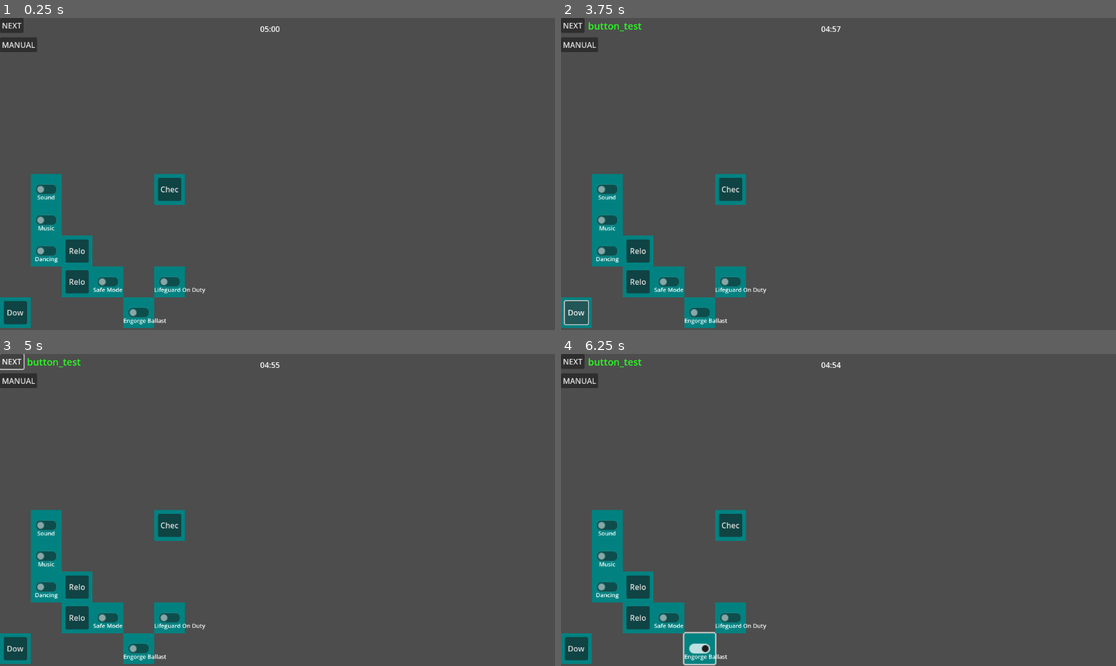
Above: before the commit, frames 1-4 (two rows, left to right).
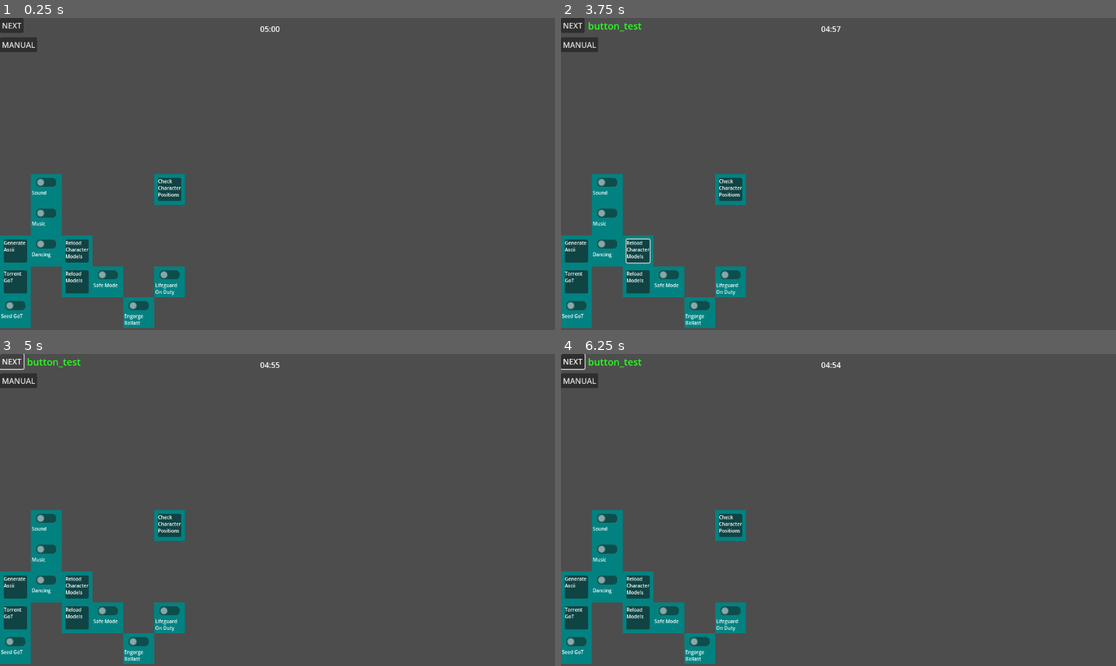
Above: after the commit, the same moments.

Repository: Carth501/team-ferret
Game: Godot game, scene res://scenes/cubicle.tscn
Two runs of this game, one before a commit and one after it. Both use one fixed random seed, a clock stepped at 60 frames per second and the inputs below.
Inputs (mouse positions are in pixels of both pictures, inside the frame that each line leads up to):
- Up to frame 1 (0.25 s): no input
- Up to frame 2 (3.75 s): click (733, 189) at 0.5 s, where only the run before the commit has a clickable "Check Character Positions"; click (733, 189) at 1.27 s; click (638, 283) at 2 s, where only the run before the commit has a clickable "Reload Models"; click (638, 252) at 2.75 s, where only the run before the commit has a clickable "Reload Character Models"; click (577, 311) at 3.5 s, where only the run before the commit has a clickable "Download RAM"
- Up to frame 3 (5 s): click "NEXT" at 4.25 s
- Up to frame 4 (6.25 s): click "NEXT" at 5 s; click (699, 647) at 5.77 s

The runs differ from the first frame. In frame 1, 3.1% of the frame differs, in the area x 0-38%, y 51-99%; in frame 2, 3.2%; in frame 3, 3.1%; in frame 4, 3.3%, in the area x 0-38%, y 0-100%.

Commit message:
Add modules, improve module label

Diff:
--- a/data/control_list.json
+++ b/data/control_list.json
@@ -59,4 +59,22 @@
 		"type": "switch",
 		"offset": [1, 2]
 	},
+	{
+		"label": "Generate Ascii",
+		"id": "gen_ascii",
+		"type": "button",
+		"offset": [0, 2]
+	},
+	{
+		"label": "Torrent GoT",
+		"id": "torrent_got",
+		"type": "button",
+		"offset": [0, 3]
+	},
+	{
+		"label": "Seed GoT",
+		"id": "seed_got",
+		"type": "switch",
+		"offset": [0, 4]
+	},
 ]
--- a/data/error_list.json
+++ b/data/error_list.json
@@ -34,7 +34,10 @@
 			"lifeguard",
 			"music",
 			"sound",
-			"dancing"
+			"dancing",
+			"gen_ascii",
+			"torrent_got",
+			"seed_got"
 		]
 	},
 ]
--- a/project.godot
+++ b/project.godot
@@ -12,7 +12,7 @@
 
 config/name="Think of the Shareholders!"
 run/main_scene="res://scenes/cubicle.tscn"
-config/features=PackedStringArray("4.1", "Mobile")
+config/features=PackedStringArray("4.2", "Mobile")
 config/icon="res://icon.svg"
 
 [autoload]
--- a/scenes/manual.tscn
+++ b/scenes/manual.tscn
@@ -30,6 +30,7 @@
 offset_bottom = 586.0
 
 [node name="RichTextLabel" type="RichTextLabel" parent="Panel"]
+layout_mode = 0
 offset_left = 8.0
 offset_top = 8.0
 offset_right = 417.0
--- a/scenes/modules/button.tscn
+++ b/scenes/modules/button.tscn
@@ -2,7 +2,7 @@
 
 [ext_resource type="Script" path="res://scripts/modules/button_module.gd" id="1_2qjgx"]
 
-[node name="button" type="Control" node_paths=PackedStringArray("button_object")]
+[node name="button" type="Control" node_paths=PackedStringArray("rtl_object")]
 layout_mode = 3
 anchors_preset = 15
 anchor_right = 1.0
@@ -12,7 +12,7 @@
 grow_horizontal = 2
 grow_vertical = 2
 script = ExtResource("1_2qjgx")
-button_object = NodePath("Button")
+rtl_object = NodePath("Button/RichTextLabel")
 
 [node name="ColorRect" type="ColorRect" parent="."]
 layout_mode = 0
@@ -26,7 +26,17 @@
 offset_top = 8.0
 offset_right = 56.0
 offset_bottom = 56.0
-text = "Test"
+theme_override_font_sizes/font_size = 10
 text_overrun_behavior = 1
+clip_text = true
+
+[node name="RichTextLabel" type="RichTextLabel" parent="Button"]
+layout_mode = 0
+offset_right = 48.0
+offset_bottom = 48.0
+mouse_filter = 2
+theme_override_font_sizes/normal_font_size = 10
+bbcode_enabled = true
+scroll_active = false
 
 [connection signal="pressed" from="Button" to="." method="button_pressed"]
--- a/scenes/modules/switch.tscn
+++ b/scenes/modules/switch.tscn
@@ -13,7 +13,7 @@
 grow_vertical = 2
 script = ExtResource("1_ow6tp")
 button_obj = NodePath("CheckButton")
-label_obj = NodePath("Label")
+label_obj = NodePath("RichTextLabel")
 
 [node name="ColorRect" type="ColorRect" parent="."]
 layout_mode = 0
@@ -21,20 +21,18 @@
 offset_bottom = 64.0
 color = Color(0.00392157, 0.509804, 0.505882, 1)
 
-[node name="Label" type="Label" parent="."]
-layout_mode = 0
-offset_top = 40.0
-offset_right = 128.0
-offset_bottom = 88.0
-scale = Vector2(0.5, 0.5)
-theme_override_font_sizes/font_size = 24
-text = "Test "
-horizontal_alignment = 1
-
 [node name="CheckButton" type="CheckButton" parent="."]
 layout_mode = 0
 offset_right = 44.0
-offset_bottom = 44.0
+offset_bottom = 24.0
 scale = Vector2(1.45, 1.45)
 
+[node name="RichTextLabel" type="RichTextLabel" parent="."]
+layout_mode = 0
+offset_left = 2.0
+offset_top = 32.0
+offset_right = 62.0
+offset_bottom = 63.0
+theme_override_font_sizes/normal_font_size = 10
+
 [connection signal="pressed" from="CheckButton" to="." method="button_pressed"]
--- a/scripts/modules/button_module.gd
+++ b/scripts/modules/button_module.gd
@@ -1,9 +1,10 @@
 class_name button_module extends abstract_module
 
-@export var button_object: Button
+@export var rtl_object: RichTextLabel
 
 func set_label(label: String):
-	button_object.text = label
+	rtl_object.clear()
+	rtl_object.append_text(label)
 
 func button_pressed():
 	var payload = {"id"= id}
--- a/scripts/modules/switch_module.gd
+++ b/scripts/modules/switch_module.gd
@@ -1,10 +1,11 @@
 class_name switch_module extends abstract_module
 
 @export var button_obj: Button
-@export var label_obj: Label
+@export var label_obj: RichTextLabel
 
 func set_label(label: String):
-	label_obj.text = label
+	label_obj.clear()
+	label_obj.append_text(label)
 
 func button_pressed():
 	var payload = {"id"= id, "bool"= button_obj.toggle_mode}
